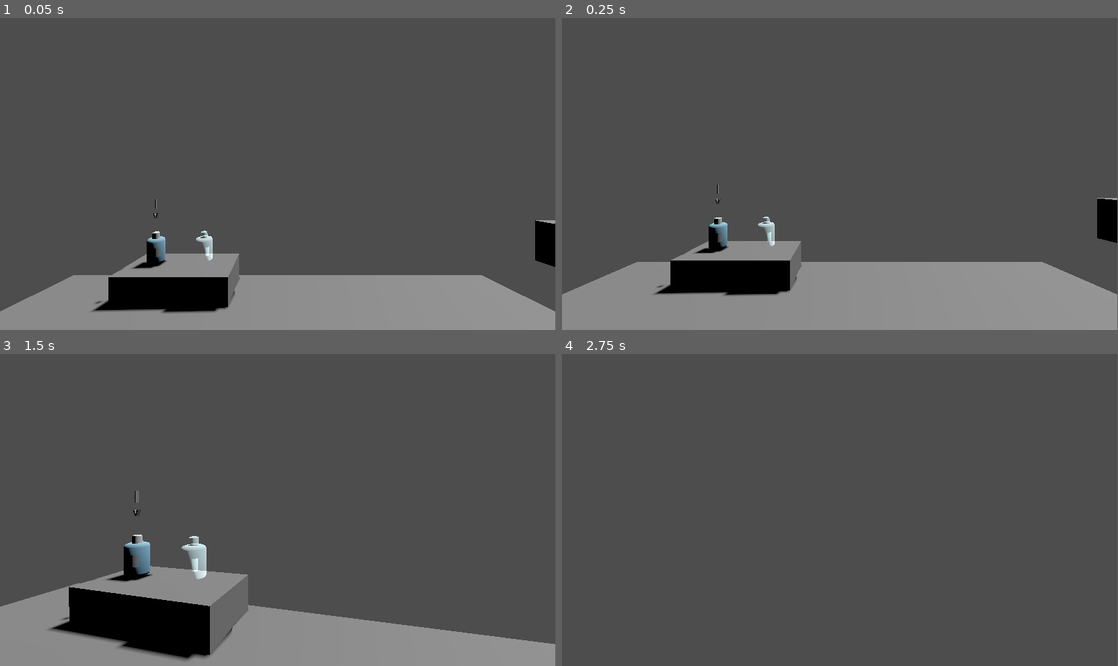
Above: before the commit, frames 1-4 (two rows, left to right).
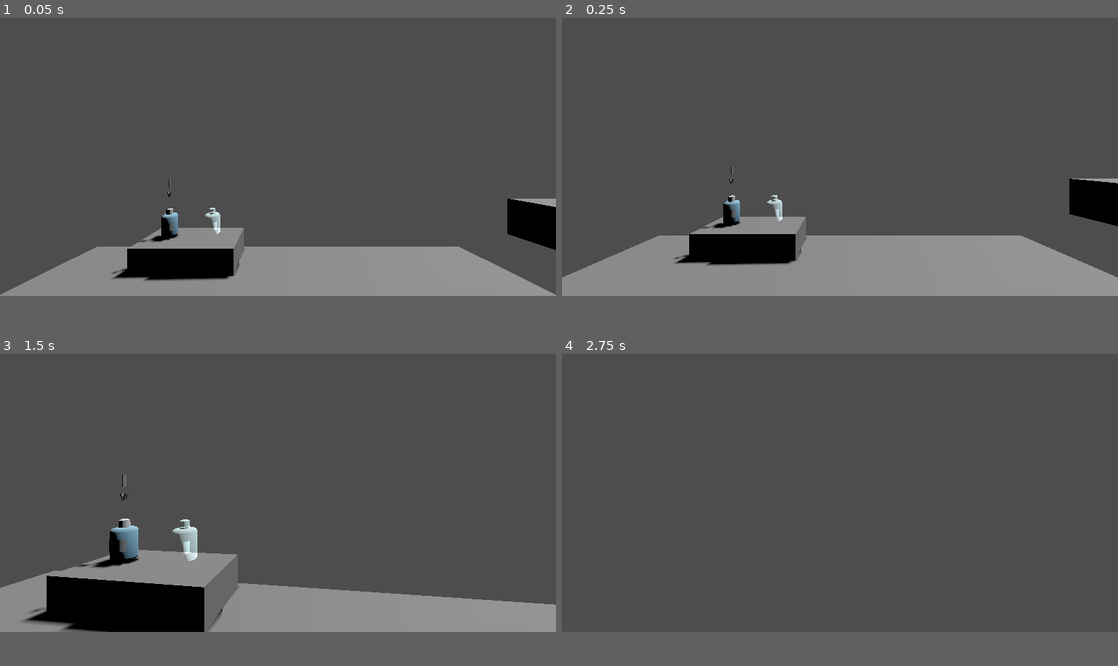
Above: after the commit, the same moments.

Repository: Strattoss/TidyUp
Game: Godot game, scene res://scenes/main/main.tscn
Two runs of this game, one before a commit and one after it. Both use one fixed random seed, a clock stepped at 60 frames per second and the inputs below.
Inputs (mouse positions are in pixels of both pictures, inside the frame that each line leads up to):
- Up to frame 1 (0.05 s): no input
- Up to frame 2 (0.25 s): no input
- Up to frame 3 (1.5 s): tap Enter (ui_accept) at 0.5, 0.77 s; move the mouse to (305, 510) at 0.52 s; hold Up (ui_up) from 0.53 s (still down); tap E (interact) at 0.6, 1.35 s; move the mouse to (250, 510) at 1.27 s
- Up to frame 4 (2.75 s): keep holding Up (ui_up); tap Enter (ui_accept) at 1.52 s; move the mouse to (851, 503) at 2.02 s; tap E (interact) at 2.1 s
In our replay, the window is 799x449 before the commit and 800x400 after it. These sizes can differ from the game's own. Grey fills any space a smaller window leaves; there, only what the larger window draws over its background counts as a difference.

The runs differ from the first frame. In frame 1, 13% of the frame differs, in the area x 0-100%, y 51-95%; in frame 2, 12%; in frame 3, 13%, in the area x 0-100%, y 38-99%; in frame 4, only the window size differs.

Commit message:
(feat) Add interaction possibility with ConcreteItem

Diff:
--- a/project.godot
+++ b/project.godot
@@ -17,8 +17,8 @@
 
 [display]
 
-window/size/viewport_width=1920
-window/size/viewport_height=1080
+window/size/viewport_width=1000
+window/size/viewport_height=500
 
 [editor]
 
--- a/scenes/concrete_item/ConcreteItem.tscn
+++ b/scenes/concrete_item/ConcreteItem.tscn
@@ -1,7 +1,8 @@
-[gd_scene load_steps=4 format=3 uid="uid://b5j7hpj6df0q4"]
+[gd_scene load_steps=5 format=3 uid="uid://b5j7hpj6df0q4"]
 
 [ext_resource type="Script" path="res://scenes/concrete_item/concrete_item.gd" id="1_gnk18"]
 [ext_resource type="Script" path="res://scenes/concrete_item/concrete_item_mesh.gd" id="2_cfvi2"]
+[ext_resource type="Script" path="res://scenes/concrete_item/interactable_concrete_item.gd" id="3_ye2uh"]
 
 [sub_resource type="TextMesh" id="TextMesh_h4g4g"]
 text = "|
@@ -18,3 +19,6 @@
 transform = Transform3D(1, 0, 0, 0, 1, 0, 0, 0, 1, 0, 1.02721, 0)
 mesh = SubResource("TextMesh_h4g4g")
 skeleton = NodePath("")
+
+[node name="Interactable" type="Node" parent="."]
+script = ExtResource("3_ye2uh")
--- a/scenes/concrete_item/concrete_item.gd
+++ b/scenes/concrete_item/concrete_item.gd
@@ -1,4 +1,12 @@
 extends StaticBody3D
 
-@export
-var item_mesh: Mesh
+@export var item_mesh: Mesh
+@onready var interactable = $Interactable
+
+func a():
+	position = position.clamp(Vector3.ZERO, Vector3.ONE)
+
+func interact(player):
+	print("Concrete item interact fired")
+	if interactable:
+		interactable.interact(player)  # Call the interaction logic
--- /dev/null
+++ b/scenes/concrete_item/interactable_concrete_item.gd
@@ -0,0 +1,15 @@
+extends Node
+
+@export var prompt_text: String = "Pick up"
+@export var prompt_key: String = "E"
+@export var prompt_action: String = "interact"
+var _hasDialogue = false
+
+func get_prompt():
+	return prompt_text
+
+func get_key():
+	return prompt_key
+
+func interact(player):
+	print("Interacted with ", get_parent().name)
Not shown, changed: assets/simple_first_person_controller/addons/godot4.3_fps_character_controller/Player/player.tscn
Not shown, changed: assets/simple_first_person_controller/addons/godot4.3_fps_character_controller/Player/player_inetractcast_logic.gd
